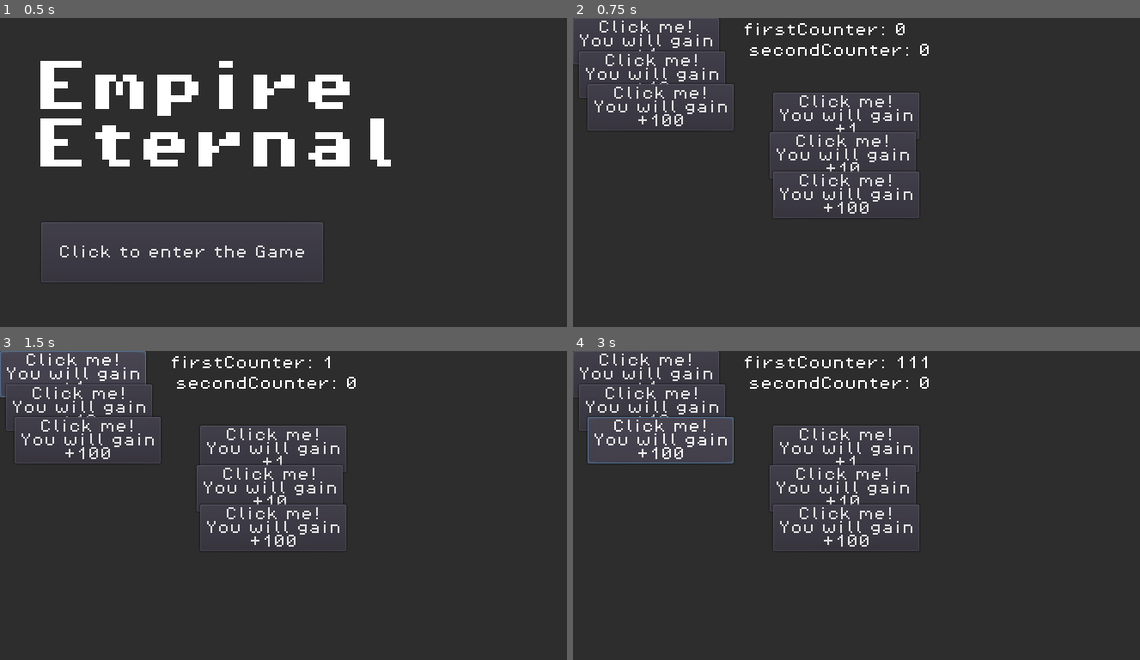
Above: before the commit, frames 1-4 (two rows, left to right).
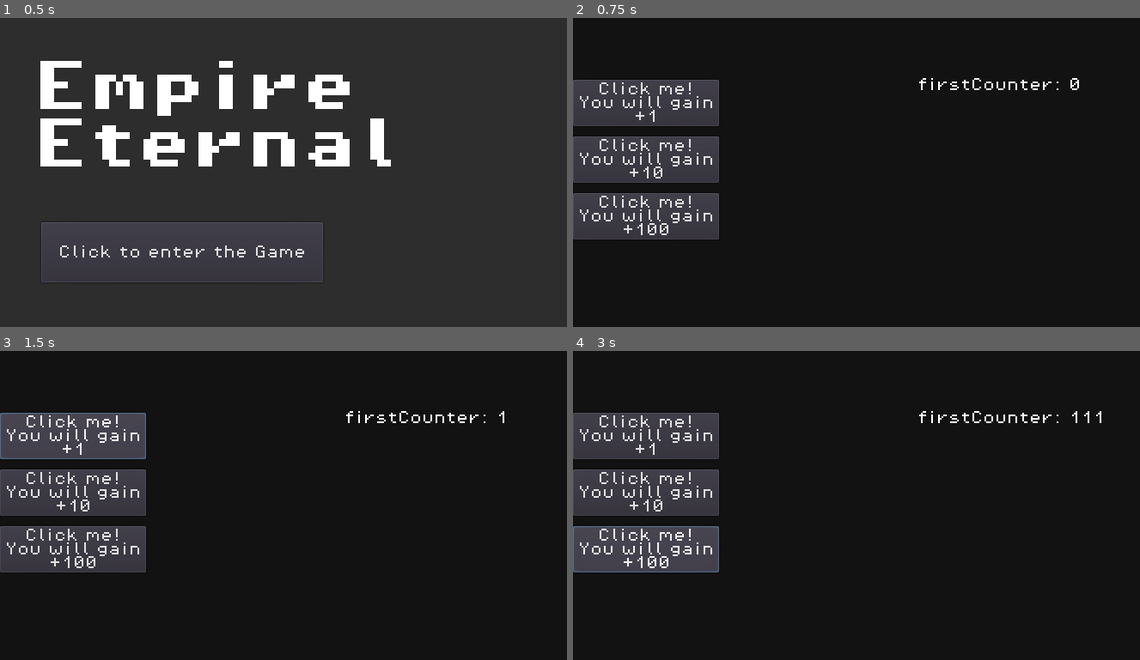
Above: after the commit, the same moments.

Repository: SmyleSamm/Empire-Eternal
Game: Godot game, scene res://scenes/worlds/gameMenu.tscn
Same seed, same stepped clock (60 frames per second), same inputs: the game is played once before the commit and once after it.
Inputs:
- Up to frame 1 (0.5 s): no input
- Up to frame 2 (0.75 s): click "Click to enter the Game" at 0.5 s
- Up to frame 3 (1.5 s): click "Click me! You will gain +1" at 1.25 s
- Up to frame 4 (3 s): click "Click me! You will gain +10" at 2 s; click "Click me! You will gain +100" at 2.75 s

Frame 1 is identical in both runs. In frame 2, 92% of the frame differs, in the area x 0-100%, y 0-100%; in frame 3, 92%; in frame 4, 94%.

Commit message:
preset to make stages fast

Diff:
--- a/project.godot
+++ b/project.godot
@@ -28,6 +28,7 @@
 
 window/size/width=660
 window/size/height=360
+window/stretch/mode="viewport"
 
 [gui]
 
--- /dev/null
+++ b/scenes/uiElements/gameUIStagesPreset.tscn
@@ -0,0 +1,16 @@
+[gd_scene format=2]
+
+[node name="gameUIStagesPreset" type="Control"]
+anchor_right = 1.0
+anchor_bottom = 1.0
+
+[node name="ColorRect" type="ColorRect" parent="."]
+anchor_right = 1.0
+anchor_bottom = 1.0
+color = Color( 0.0705882, 0.0705882, 0.0705882, 1 )
+
+[node name="Buttons" type="VBoxContainer" parent="."]
+anchor_top = 0.2
+anchor_bottom = 0.8
+margin_bottom = 40.0
+custom_constants/separation = 12
--- a/scenes/worlds/game.tscn
+++ b/scenes/worlds/game.tscn
@@ -1,104 +1,52 @@
-[gd_scene load_steps=5 format=2]
+[gd_scene load_steps=6 format=2]
 
 [ext_resource path="res://scenes/uiElements/buttons/clickerForCounter.tscn" type="PackedScene" id=1]
 [ext_resource path="res://scenes/gameObjects/player.tscn" type="PackedScene" id=2]
 [ext_resource path="res://assets/fonts/presets/gameMenu.tres" type="DynamicFont" id=3]
 [ext_resource path="res://scenes/uiElements/CounterDisplay.gd" type="Script" id=4]
+[ext_resource path="res://scenes/uiElements/gameUIStagesPreset.tscn" type="PackedScene" id=5]
 
-[node name="game" type="Node2D"]
+[node name="gameStage1" type="Node2D"]
 
-[node name="CanvasLayer" type="CanvasLayer" parent="."]
-
-[node name="gameUI" type="Control" parent="CanvasLayer"]
+[node name="Background" type="ColorRect" parent="."]
 anchor_right = 1.0
 anchor_bottom = 1.0
 
-[node name="ColorRect" type="ColorRect" parent="CanvasLayer/gameUI"]
-anchor_right = 1.0
-anchor_bottom = 1.0
-color = Color( 0.176471, 0.176471, 0.176471, 1 )
+[node name="UIElements" type="CanvasLayer" parent="."]
 
-[node name="buttons" type="Control" parent="CanvasLayer/gameUI"]
-margin_right = 40.0
-margin_bottom = 40.0
+[node name="stage1" parent="UIElements" instance=ExtResource( 5 )]
 
-[node name="firstCounter" type="Control" parent="CanvasLayer/gameUI/buttons"]
-margin_right = 40.0
-margin_bottom = 40.0
-
-[node name="clickerForFirstCounter" parent="CanvasLayer/gameUI/buttons/firstCounter" instance=ExtResource( 1 )]
-margin_right = 124.0
-margin_bottom = 22.0
+[node name="clickerForCounter" parent="UIElements/stage1/Buttons" index="0" instance=ExtResource( 1 )]
+margin_right = 170.0
+margin_bottom = 54.0
 counter = "firstCounter"
 value = 1
 
-[node name="clickerForFirstCounter2" parent="CanvasLayer/gameUI/buttons/firstCounter" instance=ExtResource( 1 )]
-margin_left = 7.0
-margin_top = 39.0
-margin_right = 131.0
-margin_bottom = 61.0
+[node name="clickerForCounter2" parent="UIElements/stage1/Buttons" index="1" instance=ExtResource( 1 )]
+margin_top = 66.0
+margin_right = 170.0
+margin_bottom = 120.0
 counter = "firstCounter"
 value = 10
 
-[node name="clickerForFirstCounter3" parent="CanvasLayer/gameUI/buttons/firstCounter" instance=ExtResource( 1 )]
-margin_left = 17.0
-margin_top = 77.0
-margin_right = 141.0
-margin_bottom = 99.0
+[node name="clickerForCounter3" parent="UIElements/stage1/Buttons" index="2" instance=ExtResource( 1 )]
+margin_top = 132.0
+margin_right = 170.0
+margin_bottom = 186.0
 counter = "firstCounter"
 value = 100
 
-[node name="secondCounter" type="Control" parent="CanvasLayer/gameUI/buttons"]
-margin_right = 40.0
-margin_bottom = 40.0
-
-[node name="clickerForFirstCounter" parent="CanvasLayer/gameUI/buttons/secondCounter" instance=ExtResource( 1 )]
-margin_left = 233.0
-margin_top = 87.0
-margin_right = 357.0
-margin_bottom = 109.0
-counter = "secondCounter"
-value = 1
-
-[node name="clickerForFirstCounter2" parent="CanvasLayer/gameUI/buttons/secondCounter" instance=ExtResource( 1 )]
-margin_left = 229.0
-margin_top = 133.0
-margin_right = 353.0
-margin_bottom = 155.0
-text = "	Click me!"
-counter = "secondCounter"
-value = 10
-
-[node name="clickerForFirstCounter3" parent="CanvasLayer/gameUI/buttons/secondCounter" instance=ExtResource( 1 )]
-margin_left = 233.0
-margin_top = 179.0
-margin_right = 357.0
-margin_bottom = 201.0
-counter = "secondCounter"
-value = 100
-
-[node name="labels" type="Control" parent="CanvasLayer/gameUI"]
-margin_right = 40.0
-margin_bottom = 40.0
-
-[node name="Label" type="Label" parent="CanvasLayer/gameUI/labels"]
-margin_left = 198.0
-margin_top = 6.0
-margin_right = 356.0
-margin_bottom = 22.0
+[node name="firstCounterValue" type="Label" parent="UIElements"]
+margin_left = 401.0
+margin_top = 70.0
+margin_right = 653.0
+margin_bottom = 105.0
 custom_fonts/font = ExtResource( 3 )
-text = "firstCounter"
+text = "Some text to display
+current counter"
 script = ExtResource( 4 )
 counter = "firstCounter"
 
-[node name="Label2" type="Label" parent="CanvasLayer/gameUI/labels"]
-margin_left = 204.0
-margin_top = 30.0
-margin_right = 394.0
-margin_bottom = 46.0
-custom_fonts/font = ExtResource( 3 )
-text = "secondCounter:"
-script = ExtResource( 4 )
-counter = "secondCounter"
+[node name="player" parent="." instance=ExtResource( 2 )]
 
-[node name="player" parent="." instance=ExtResource( 2 )]
+[editable path="UIElements/stage1"]
